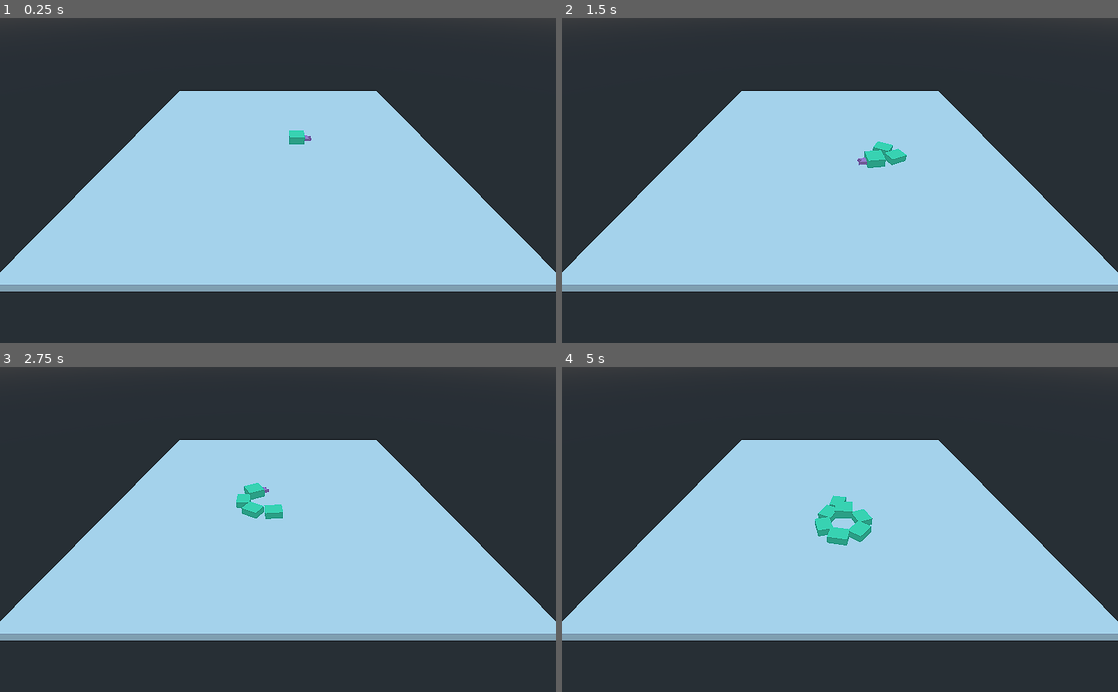
Above: before the commit, frames 1-4 (two rows, left to right).
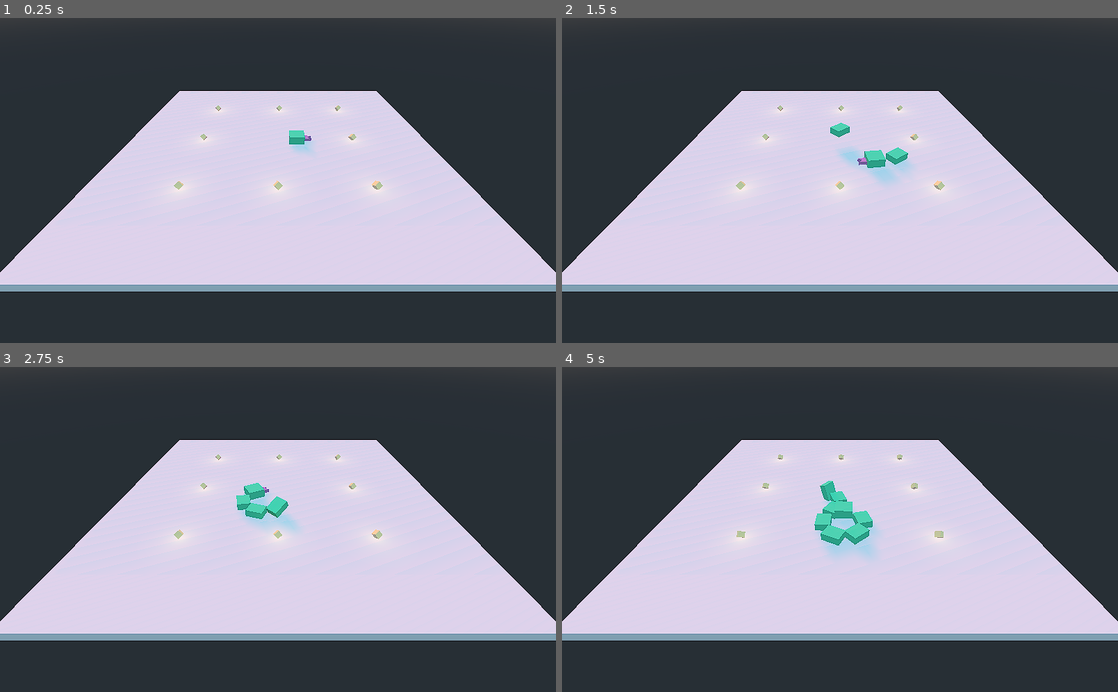
Above: after the commit, the same moments.

Repository: shinpansen/GodotSnake
Game: Godot game, scene res://Main.tscn
Two runs of this game, one before a commit and one after it. Both use one fixed random seed, a clock stepped at 60 frames per second and the inputs below.
Inputs:
- Up to frame 1 (0.25 s): no input
- Up to frame 2 (1.5 s): hold Right (ui_right) 0.53-1.28 s; tap Space (ui_space) at 0.6, 1.35 s; hold Down (ui_down) from 1.28 s (still down)
- Up to frame 3 (2.75 s): release Down (ui_down) at 2.03 s; hold Right (ui_right) from 2.03 s (still down); tap Space (ui_space) at 2.1 s
- Up to frame 4 (5 s): tap Space (ui_space) at 2.85, 3.6, 4.35 s; release Right (ui_right) at 3.53 s; hold Left (ui_left) from 3.53 s (still down)

The runs differ from the first frame. In frame 1, 41% of the frame differs, in the area x 0-100%, y 22-83%; in frame 2, 41%; in frame 3, 41%; in frame 4, 41%.

Commit message:
adding first pickup

Diff:
--- a/Main.tscn
+++ b/Main.tscn
@@ -1,6 +1,7 @@
-[gd_scene load_steps=3 format=2]
+[gd_scene load_steps=4 format=2]
 
 [ext_resource path="res://Snake/Scenes/snake_head.tscn" type="PackedScene" id=1]
+[ext_resource path="res://Pick Ups/Scenes/pickup_grow.tscn" type="PackedScene" id=2]
 
 [sub_resource type="CubeMesh" id=1]
 
@@ -12,7 +13,6 @@
 
 [node name="DirectionalLight" type="DirectionalLight" parent="."]
 transform = Transform( -0.925772, 0.136915, -0.352422, 0, 0.932128, 0.362129, 0.378083, 0.335249, -0.862938, -7.52991, 30.5783, -35.7819 )
-visible = false
 light_color = Color( 1, 0, 0, 1 )
 light_bake_mode = 2
 shadow_enabled = true
@@ -23,4 +23,27 @@
 
 [node name="Snake" parent="." instance=ExtResource( 1 )]
 transform = Transform( -4.37114e-08, 0, 1, 0, 1, 0, -1, 0, -4.37114e-08, 0, 0, 0 )
-bodies_gap = 1.8
+
+[node name="PickupGrow" parent="." instance=ExtResource( 2 )]
+transform = Transform( 1, 0, 0, 0, 1, 0, 0, 0, 1, 10, 0, 10 )
+
+[node name="PickupGrow6" parent="." instance=ExtResource( 2 )]
+transform = Transform( 1, 0, 0, 0, 1, 0, 0, 0, 1, -0.0270061, 0, 10 )
+
+[node name="PickupGrow2" parent="." instance=ExtResource( 2 )]
+transform = Transform( 1, 0, 0, 0, 1, 0, 0, 0, 1, -10, 0, -10 )
+
+[node name="PickupGrow3" parent="." instance=ExtResource( 2 )]
+transform = Transform( 1, 0, 0, 0, 1, 0, 0, 0, 1, -10, 0, 10 )
+
+[node name="PickupGrow7" parent="." instance=ExtResource( 2 )]
+transform = Transform( 1, 0, 0, 0, 1, 0, 0, 0, 1, -10, 0, -0.0763645 )
+
+[node name="PickupGrow4" parent="." instance=ExtResource( 2 )]
+transform = Transform( 1, 0, 0, 0, 1, 0, 0, 0, 1, 10, 0, -10 )
+
+[node name="PickupGrow8" parent="." instance=ExtResource( 2 )]
+transform = Transform( 1, 0, 0, 0, 1, 0, 0, 0, 1, 10, 0, -0.0144444 )
+
+[node name="PickupGrow5" parent="." instance=ExtResource( 2 )]
+transform = Transform( 1, 0, 0, 0, 1, 0, 0, 0, 1, 0.199081, 0, -10 )
--- /dev/null
+++ b/Pick Ups/Scenes/pickup_grow.tscn
@@ -0,0 +1,30 @@
+[gd_scene load_steps=5 format=2]
+
+[ext_resource path="res://Pick Ups/Scripts/pickup_base.gd" type="Script" id=1]
+
+[sub_resource type="CubeMesh" id=1]
+
+[sub_resource type="SpatialMaterial" id=2]
+flags_transparent = true
+albedo_color = Color( 1, 0.968627, 0.478431, 0.705882 )
+
+[sub_resource type="SphereShape" id=3]
+
+[node name="PickupGrow" type="Area"]
+script = ExtResource( 1 )
+
+[node name="MeshInstance" type="MeshInstance" parent="."]
+transform = Transform( 0.212132, -0.212132, 0, 0.15, 0.15, -0.212132, 0.15, 0.15, 0.212132, 0, 0.5, 0 )
+mesh = SubResource( 1 )
+material/0 = SubResource( 2 )
+
+[node name="CollisionShape" type="CollisionShape" parent="."]
+transform = Transform( 1, 0, 0, 0, 1, 0, 0, 0, 1, 0, 0.5, 0 )
+shape = SubResource( 3 )
+
+[node name="OmniLight" type="OmniLight" parent="."]
+transform = Transform( 1, 0, 0, 0, 1, 0, 0, 0, 1, 0, 0.637534, 0 )
+light_color = Color( 1, 0.941176, 0, 1 )
+light_energy = 0.25
+
+[connection signal="body_entered" from="." to="." method="_on_body_entered"]
--- /dev/null
+++ b/Pick Ups/Scripts/pickup_base.gd
@@ -0,0 +1,12 @@
+class_name PickupBase extends Area
+
+export(float, 0, 10) var rotation_speed = 5
+
+func _physics_process(delta):
+	rotate(Vector3(0, 1, 0), delta * rotation_speed)
+
+
+func _on_body_entered(body):
+	if body.has_method("snake_add_new_body"):
+		body.snake_add_new_body(transform.origin)
+		queue_free()
--- a/Snake/Scenes/snake_head.tscn
+++ b/Snake/Scenes/snake_head.tscn
@@ -16,7 +16,7 @@
 script = ExtResource( 2 )
 
 [node name="CollisionShape" type="CollisionShape" parent="."]
-transform = Transform( -2.18557e-08, 0, 1, 0, 0.5, 0, -0.5, 0, -4.37114e-08, 0, 0.5, 0.5 )
+transform = Transform( -4.37114e-08, 0, 1, 0, 0.5, 0, -1, 0, -4.37114e-08, 0, 0.5, 1 )
 shape = SubResource( 1 )
 
 [node name="SnakeHeadMesh" type="MeshInstance" parent="."]
--- a/Snake/Scripts/snake_body.gd
+++ b/Snake/Scripts/snake_body.gd
@@ -2,9 +2,13 @@
 
 var parent_body: SnakeBase = null
 var distance_to_parent: float = 2
+var _start_position: Vector3
+var _start_animation_finised: bool = false
 
 
-func init_body(parent: SnakeBase, speed: float, gap: float, n):
+func init(start_pos: Vector3, parent: SnakeBase, speed: float, gap: float, n):
+	transform.origin = start_pos
+	_start_position = start_pos
 	parent_body = parent
 	moving_speed = speed
 	distance_to_parent = gap
@@ -16,9 +20,18 @@
 
 
 func _physics_process(delta):
-	if parent_body == null:
+	if (!_start_animation_finised and abs(transform.origin.distance_to(_start_position)) < 4):
+		rotate(Vector3(0, 1, 0), delta * 20)
+		move_and_collide(Vector3(0, 1, 0) * 10 * delta)
+		if abs(transform.origin.distance_to(_start_position)) >= 4:
+			_start_animation_finised = true
 		return
 
+	if parent_body != null:
+		_move_toward_parent(delta)
+
+
+func _move_toward_parent(delta):
 	var pos: Transform
 	var pos_previous: Transform
 	var dist: float = 0
--- a/Snake/Scripts/snake_head.gd
+++ b/Snake/Scripts/snake_head.gd
@@ -7,11 +7,12 @@
 
 var _bodies_list = []
 
+
 func _ready():
 	moving_speed = snake_speed
 
+
 func _physics_process(delta):
-
 	move_and_collide(transform.basis.z * moving_speed * delta)
 
 	var input_h = Input.get_action_strength("ui_left") - Input.get_action_strength("ui_right")
@@ -20,16 +21,16 @@
 
 	#test
 	if Input.is_action_just_pressed("ui_space"):
-		append_new_body()
+		snake_add_new_body(Vector3.ZERO)
 
-	#Clearing the positions history of the last body (cos useless)
+	#Clearing positions history of the last body (because it is parent of nobody)
 	if _bodies_list.size() > 0:
 		_bodies_list[_bodies_list.size()-1].positions_history.pop_at(0)
 
 
-func append_new_body():
+func snake_add_new_body(pos: Vector3):
 	var snake_body = preload("res://Snake/Scenes/snake_body.tscn").instance()
 	var parent = self if _bodies_list.size() == 0 else _bodies_list[_bodies_list.size()-1]
-	snake_body.init_body(parent, moving_speed, bodies_gap, _bodies_list.size() + 1)
+	snake_body.init(pos, parent, moving_speed, bodies_gap, _bodies_list.size() + 1)
 	_bodies_list.append(snake_body)
 	get_tree().root.get_child(0).add_child(snake_body)
--- a/project.godot
+++ b/project.godot
@@ -9,6 +9,11 @@
 config_version=4
 
 _global_script_classes=[ {
+"base": "Area",
+"class": "PickupBase",
+"language": "GDScript",
+"path": "res://Pick Ups/Scripts/pickup_base.gd"
+}, {
 "base": "KinematicBody",
 "class": "SnakeBase",
 "language": "GDScript",
@@ -30,6 +35,7 @@
 "path": "res://Snake/Scripts/snake_head.gd"
 } ]
 _global_script_class_icons={
+"PickupBase": "",
 "SnakeBase": "",
 "SnakeBody": "",
 "SnakeComponent": "",
